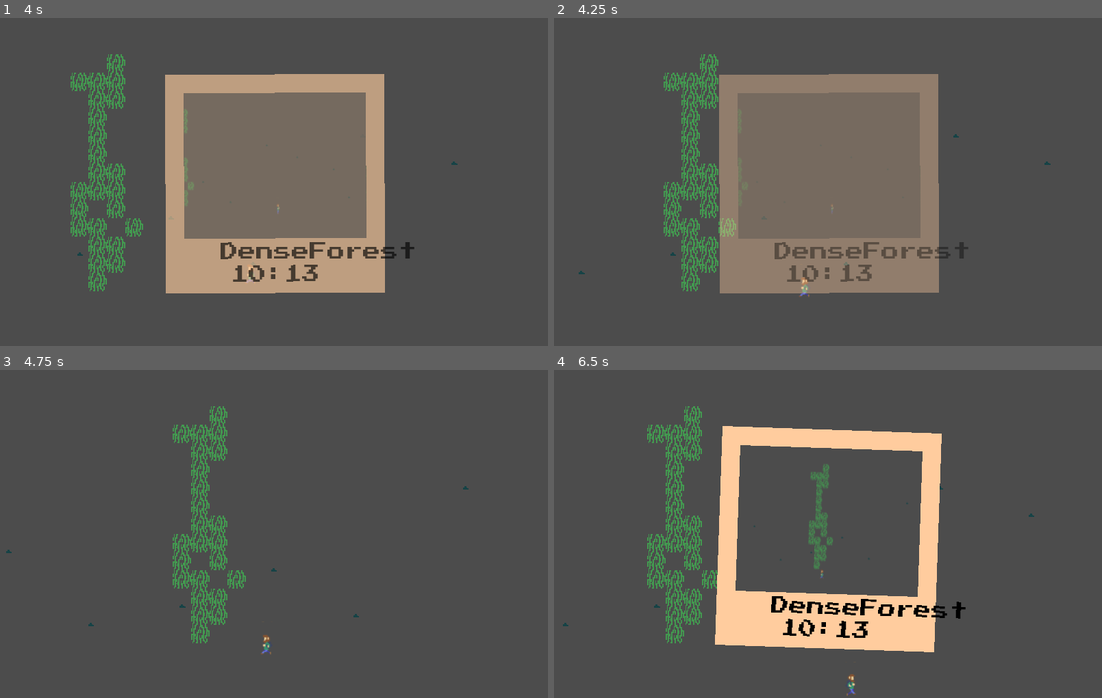
Above: before the commit, frames 1-4 (two rows, left to right).
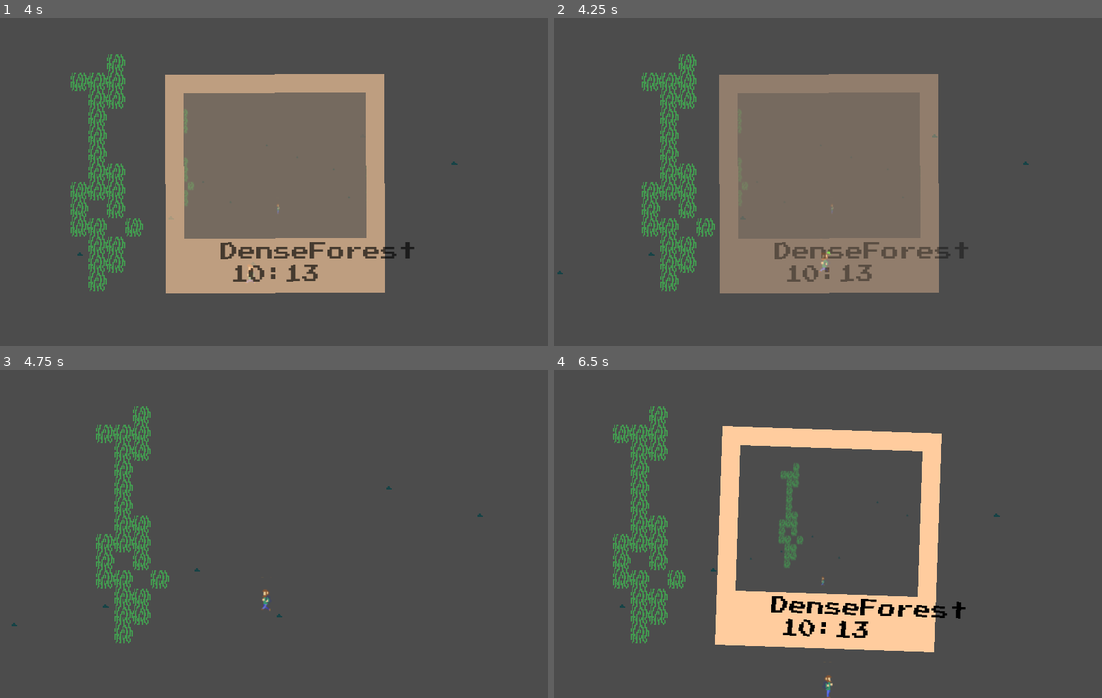
Above: after the commit, the same moments.

Repository: UHSGDC/Photographers-Hike
Game: Godot game, scene res://Game.tscn
The game is run twice, just before and just after one commit, with the same random seed, the same clock (stepped at 60 frames per second) and the same inputs. The engine's default icon, where the game draws it, is replaced by a stand-in: a white triangle on a blue panel in a dark square.
Inputs (mouse positions are in pixels of both pictures, inside the frame that each line leads up to):
- Up to frame 1 (4 s): click "Play" at 0.5 s; tap Enter at 1.25 s; move the mouse to (246, 247) at 1.27 s; hold Ctrl (interact) 1.28-2.03 s; hold D (right) 1.28-2.78 s; tap Space (jump) at 1.52, 2.27, 3.77 s; move the mouse to (438, 231) at 2.02 s; tap C (take_picture) at 2.1, 3.6 s; move the mouse to (109, 132) at 2.77 s; hold Ctrl (interact) 2.78-3.53 s; hold A (left) from 2.78 s (still down); move the mouse to (301, 182) at 3.52 s
- Up to frame 2 (4.25 s): keep holding A (left)
- Up to frame 3 (4.75 s): keep holding A (left); move the mouse to (191, 452) at 4.27 s; hold Ctrl (interact) from 4.28 s (still down); tap Space (jump) at 4.52 s
- Up to frame 4 (6.5 s): move the mouse to (948, 517) at 5.02 s; release A (left) at 5.03 s; release Ctrl (interact) at 5.03 s; hold D (right) from 5.03 s (still down); tap C (take_picture) at 5.1 s; tap Space (jump) at 5.27 s; move the mouse to (718, 550) at 5.77 s; hold Ctrl (interact) from 5.78 s (still down)

Frame 1 is identical in both runs. In frame 2, 3.7% of the frame differs, in the area x 0-91%, y 11-85%; in frame 3, 4.6%; in frame 4, 5.2%, in the area x 1-88%, y 11-100%.

Commit message:
Fixed some issues with jump animation

Diff:
--- a/PhotographersHike/Player/PlatformingPlayer.gd
+++ b/PhotographersHike/Player/PlatformingPlayer.gd
@@ -108,7 +108,8 @@
 func animate() -> void:
 	match state:
 		States.JUMP:
-			$AnimationPlayer.play("Jump")
+			if $AnimationPlayer.assigned_animation != "Jump":
+				$AnimationPlayer.play("Jump")
 		States.FALL:
 			$AnimationPlayer.play("Fall")
 		States.RUN:
--- a/PhotographersHike/Player/PlatformingPlayer.tscn
+++ b/PhotographersHike/Player/PlatformingPlayer.tscn
@@ -53,10 +53,10 @@
 tracks/0/imported = false
 tracks/0/enabled = true
 tracks/0/keys = {
-"times": PoolRealArray( 0.1, 0.2 ),
-"transitions": PoolRealArray( 1, 1 ),
+"times": PoolRealArray( 0, 0.1, 0.2 ),
+"transitions": PoolRealArray( 1, 1, 1 ),
 "update": 1,
-"values": [ Vector2( 4, 1 ), Vector2( 5, 1 ) ]
+"values": [ Vector2( 3, 1 ), Vector2( 4, 1 ), Vector2( 5, 1 ) ]
 }
 
 [sub_resource type="Animation" id=3]
@@ -105,13 +105,13 @@
 max_fall_speed = 1000.0
 
 [node name="Sprite" type="Sprite" parent="."]
-position = Vector2( 0, -8 )
+position = Vector2( 0, -6.5 )
 texture = ExtResource( 1 )
 hframes = 18
 vframes = 6
+frame = 23
 
 [node name="CollisionShape2D" type="CollisionShape2D" parent="."]
-position = Vector2( 0, -1.49499 )
 shape = SubResource( 1 )
 
 [node name="RoomDetector" type="Area2D" parent="."]
